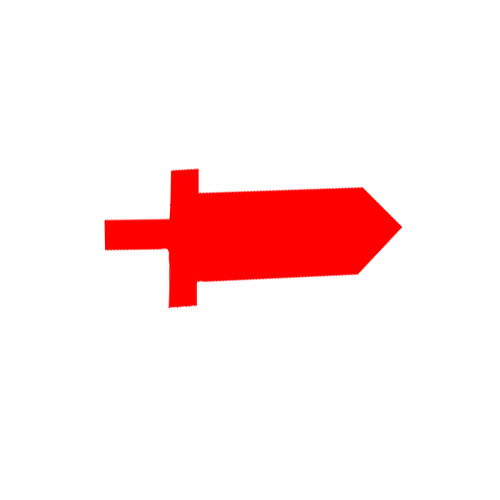
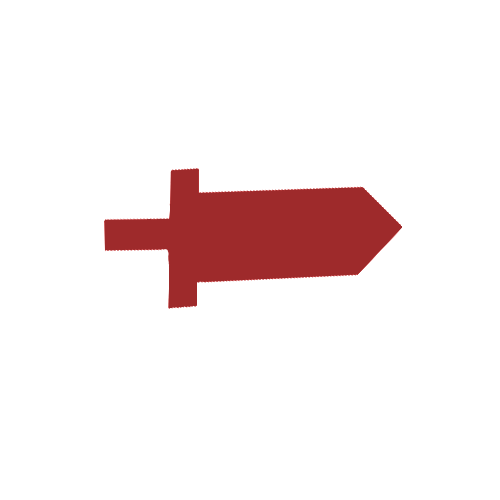
Before/after of a 500 x 500 layered artwork. What changed in the layer stack:
painted on "Calque 2" over bbox(104, 167, 402, 309)
